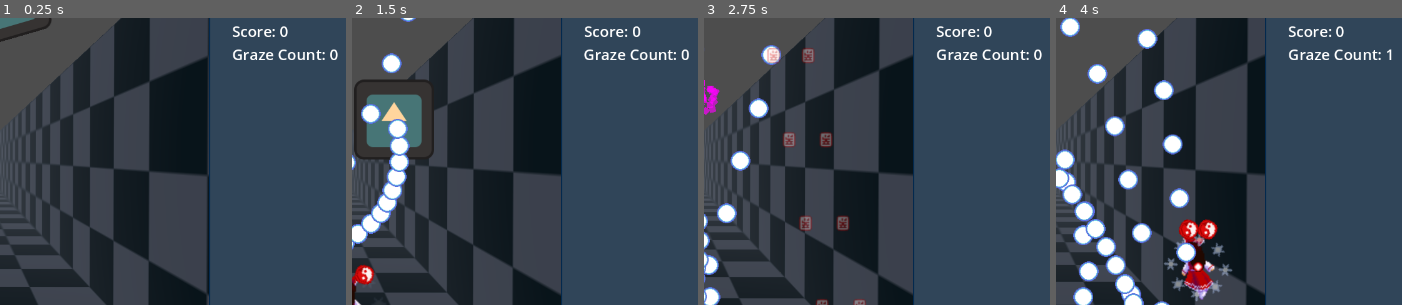
Above: before the commit, frames 1-4 (left to right).
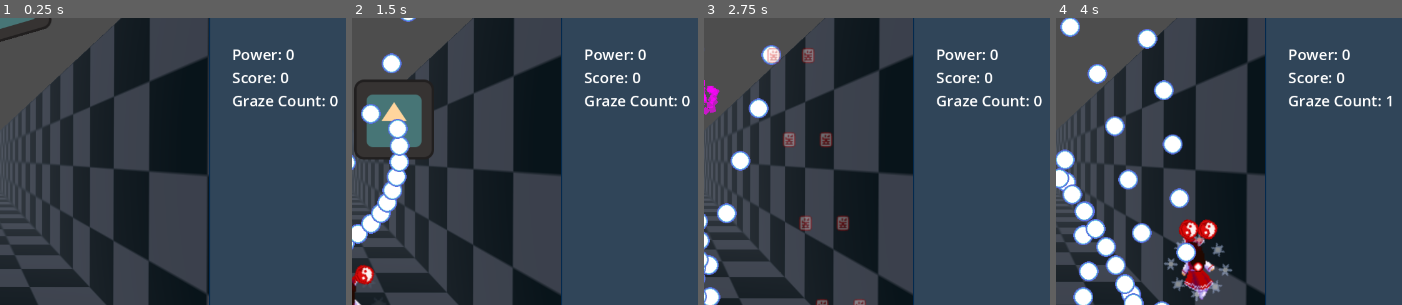
Above: after the commit, the same moments.

Repository: StahlReyn/th-bullet-test
Game: Godot game, scene res://gamestate/gamemain.tscn
Two runs of this game, one before a commit and one after it. Both use one fixed random seed, a clock stepped at 60 frames per second and the inputs below. The engine's default icon, where the game draws it, is replaced by a stand-in: a white triangle on a blue panel in a dark square.
Inputs:
- Up to frame 1 (0.25 s): no input
- Up to frame 2 (1.5 s): hold Right (move_right) 0.53-1.28 s; hold Shift (focus) 0.53-1.28 s; hold Down (move_down) from 1.28 s (still down); tap Shift (focus) at 1.35 s
- Up to frame 3 (2.75 s): release Down (move_down) at 2.03 s; hold Right (move_right) from 2.03 s (still down); hold Z (shoot) from 2.03 s (still down); tap Shift (focus) at 2.3 s
- Up to frame 4 (4 s): release Right (move_right) at 2.78 s; release Z (shoot) at 2.78 s; hold Up (move_up) 2.78-3.53 s; tap Shift (focus) at 2.85 s; hold Left (move_left) from 3.53 s (still down); hold Shift (focus) from 3.53 s (still down)
The pictures show only the part of the screen within x 40-90%, y 25-75%; the shares and areas given below are measured in that part.

The runs differ from the first frame. In frame 1, 1.7% of the frame differs, in the area x 67-98%, y 2-32%; in frame 2, 1.7%; in frame 3, 1.7%; in frame 4, 1.7%.

Commit message:
Add score func, changed power to integer

Diff:
--- a/gamestate/gameview.tscn
+++ b/gamestate/gameview.tscn
@@ -15,6 +15,9 @@
 
 [node name="Player" parent="." instance=ExtResource("1_u7skv")]
 position = Vector2(351, 620)
+base_speed = 400
+focus_speed = 100
+mhp = 1
 
 [node name="Enemy" parent="." instance=ExtResource("2_4xvup")]
 position = Vector2(230, 125)
--- a/gamestate/hud/debug-label.gd
+++ b/gamestate/hud/debug-label.gd
@@ -13,7 +13,8 @@
 		"Time: " + str(game_view.game_time) + "\n" +
 		"X: " + str(player.position.x) + "\n" +
 		"Y: " + str(player.position.y) + "\n" +
-		"Bullet Count: " + str(GameUtils.get_bullet_count(self)) + "\n" +
+		"Bullet Count: " + str(GameUtils.get_bullet_count(self)) + "\n\n" +
+		"Power: " + str(player.power) + "\n" +
 		"Score: " + str(game_view.score) + "\n" +
 		"Graze Count: " + str(game_view.graze_count) + "\n"
 	)
--- a/scripts/character/player.gd
+++ b/scripts/character/player.gd
@@ -8,9 +8,12 @@
 @export var audio_item : AudioStreamPlayer2D ## Audio for item collection
 @onready var game_view : GameView = $".."
 
-var lives : int
-var bombs : int
-var power : float
+var lives : int = 3
+var bombs : int = 3
+var power : int = 0 ##Powers are in integer for simplicity, display divides by 100
+
+var power_min : int = 0
+var power_max : int = 500
 
 func process_movement_input() -> void:
 	velocity = Vector2.ZERO
@@ -39,3 +42,19 @@
 	if area is Item:
 		area.do_collect()
 		audio_item.play()
+		process_item(area)
+
+func process_item(item: Item) -> void:
+	match item.type:
+		Item.Type.POWER:
+			power += 1
+		Item.Type.POWER_BIG:
+			power += 100
+		Item.Type.POWER_FULL:
+			power += 500
+		Item.Type.POINT:
+			GameUtils.add_score(self, 1000)
+
+func add_power(value: float) -> void:
+	power += value
+	power = clamp(power, power_min, power_max)
--- a/scripts/game_utils.gd
+++ b/scripts/game_utils.gd
@@ -22,3 +22,6 @@
 
 static func get_game_area() -> Vector2:
 	return game_area
+
+static func add_score(node: Node, value: int) -> void:
+	get_game_view(node).score += value
--- a/scripts/items/item.gd
+++ b/scripts/items/item.gd
@@ -12,7 +12,7 @@
 
 @onready var sprite_node : AnimatedSprite2D = $AnimatedSprite2D
 
-static var item_scene : PackedScene = preload("res://scripts/items/item_point.tscn")
+static var item_scene : PackedScene = preload("res://scripts/items/item.tscn")
 
 var type : int = Type.POINT
 
Not shown: 2 places in scripts/items/item.tscn that only renumber resources
